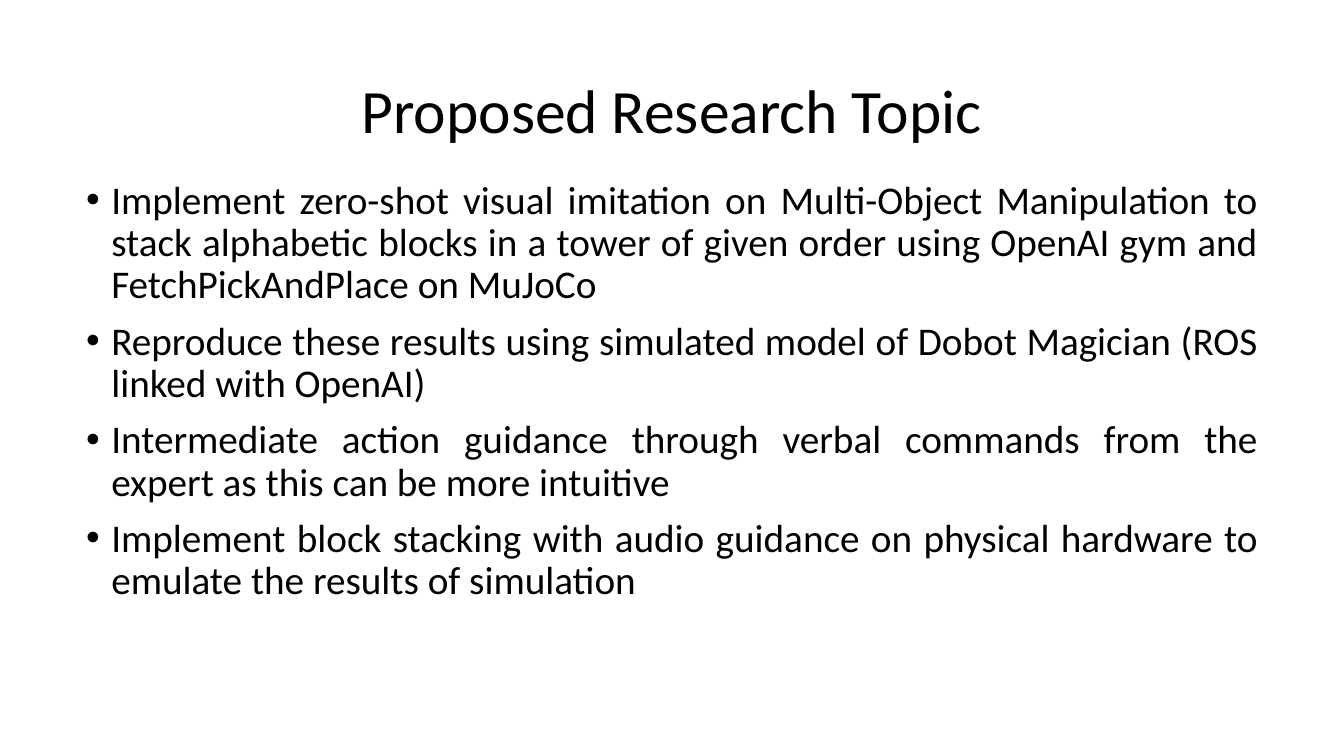
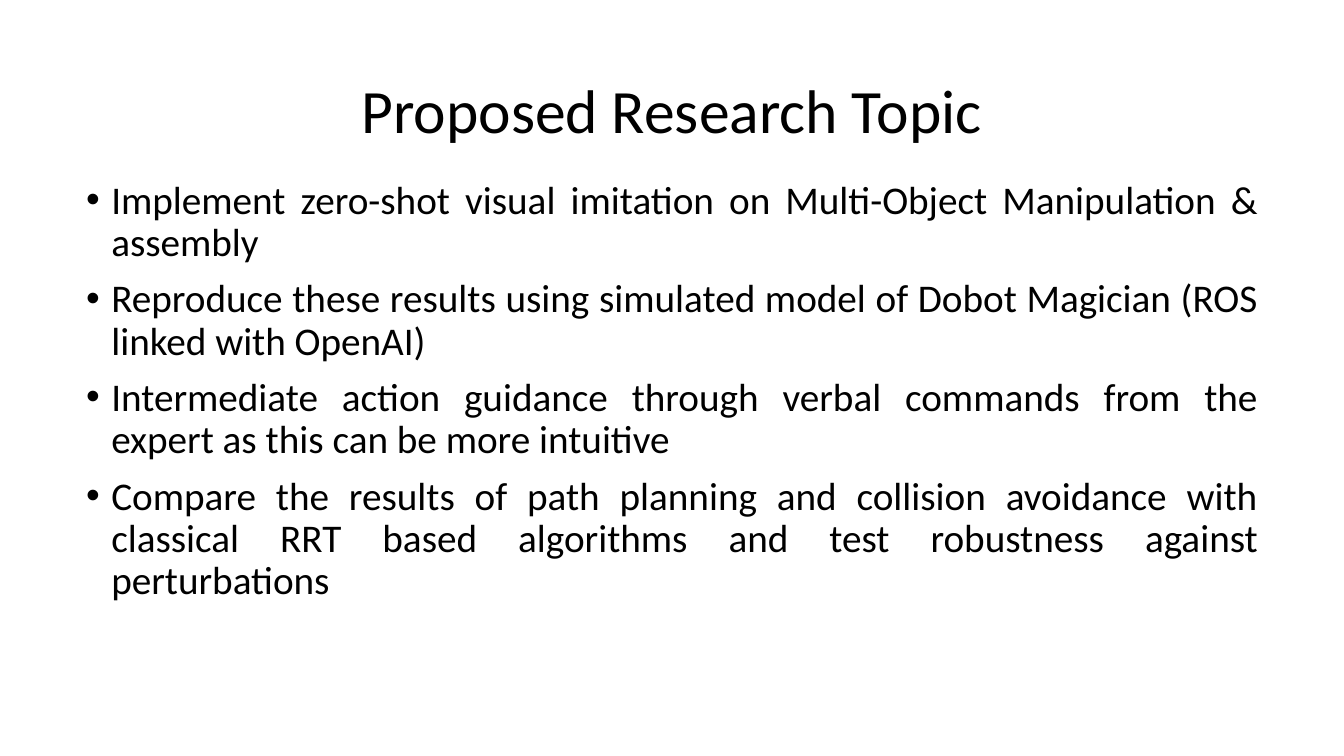
Before and after one commit to kaushikbalasundar/CPDM_DoBot, a slide deck: slide 21 of PPT1_Proposal.pptx (slide 20 before the commit). Drawn at 1344x756 pixels with LibreOffice and Linux fonts; fonts in the diff are those of the drawing. Boxes give left, top, right and bottom in pixels: in the first picture for what was removed or moved away, otherwise in the second. Text is boxed around its words. In the diff, an @@ line names an element or a change of style, - is before the commit and + after.

```diff
--- a/PPT1_Proposal.pptx
+++ b/PPT1_Proposal.pptx
@@ text at (x1=111, y1=186, x2=1215, y2=263): text changed @@
-• Implement zero-shot visual imitation on Multi-Object Manipulation to stack alphabetic blocks in a tower of given order using OpenAI gym and FetchPickAndPlace on MuJoCo
+• Implement zero-shot visual imitation on Multi-Object Manipulation & assembly
@@ text at (x1=111, y1=482, x2=1258, y2=601): text changed @@
-• Implement block stacking with audio guidance on physical hardware to emulate the results of simulation
+• Compare the results of path planning and collision avoidance with classical RRT based algorithms and test robustness against perturbations
```
Also in this commit, not shown: 4 other slides changed, 5 slides added, 4 slides removed, 2 other files.
